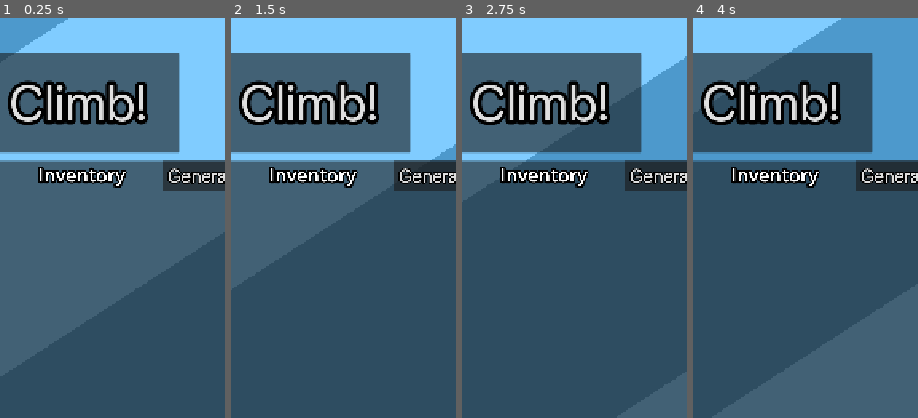
Above: before the commit, frames 1-4 (left to right).
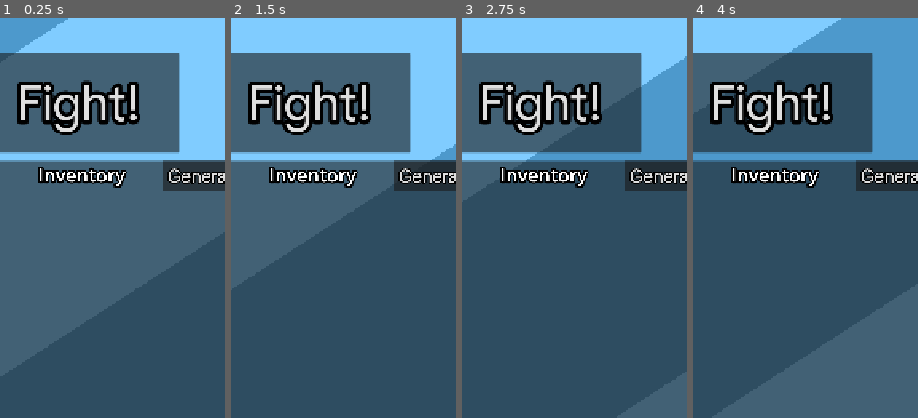
Above: after the commit, the same moments.

Repository: Nano95/project_RUNES
Game: Godot game, scene res://Scenes/Main.tscn
Two runs of this game, one before a commit and one after it. Both use one fixed random seed, a clock stepped at 60 frames per second and the inputs below.
Inputs:
- Up to frame 1 (0.25 s): no input
- Up to frame 2 (1.5 s): click "-" at 0.5 s; click "-" at 1.25 s
- Up to frame 3 (2.75 s): click "-" at 2 s
- Up to frame 4 (4 s): click "-" at 2.75 s; click "1x" at 3.5 s
The pictures show only the part of the screen within x 33-83%, y 0-50%; the shares and areas given below are measured in that part.

The runs differ from the first frame. In frame 1, 4.4% of the frame differs, in the area x 3-66%, y 15-30%; in frame 2, 4.4%; in frame 3, 4.4%; in frame 4, 4.3%.

Commit message:
Elite timer and damage calculation included in the UI

Diff:
--- a/Scenes/GameUI.tscn
+++ b/Scenes/GameUI.tscn
@@ -12,6 +12,24 @@
 [ext_resource type="Curve" uid="uid://bdkmegreb07jj" path="res://Resources/xpCurve.tres" id="9_8dgta"]
 
 [sub_resource type="ShaderMaterial" id="ShaderMaterial_wjrrg"]
+resource_local_to_scene = true
+shader = ExtResource("3_co6lq")
+shader_parameter/time = 4.750000002218258e-07
+shader_parameter/activate = false
+
+[sub_resource type="ShaderMaterial" id="ShaderMaterial_j41el"]
+resource_local_to_scene = true
+shader = ExtResource("3_co6lq")
+shader_parameter/time = 4.750000002218258e-07
+shader_parameter/activate = false
+
+[sub_resource type="ShaderMaterial" id="ShaderMaterial_8oijl"]
+resource_local_to_scene = true
+shader = ExtResource("3_co6lq")
+shader_parameter/time = 4.750000002218258e-07
+shader_parameter/activate = false
+
+[sub_resource type="ShaderMaterial" id="ShaderMaterial_4ed32"]
 resource_local_to_scene = true
 shader = ExtResource("3_co6lq")
 shader_parameter/time = 4.750000002218258e-07
@@ -36,8 +54,8 @@
 xp_bar = NodePath("TopSection/XpBar")
 hp_label = NodePath("TopSection/HpBar/HpLabel")
 xp_label = NodePath("TopSection/XpBar/XpLabel")
-monster_turns = NodePath("TopSection/DamagedIcon/turnsLabel")
-monster_damage = NodePath("TopSection/AttackIcon/totalAtkLabel")
+monster_turns = NodePath("TopSection/AttackIcon/turnsLabel")
+monster_damage = NodePath("TopSection/DamagedIcon/totalAtkLabel")
 
 [node name="TopSection" type="Control" parent="."]
 layout_mode = 1
@@ -96,7 +114,7 @@
 tint_progress = Color(0.51250005, 1, 0.35000002, 1)
 
 [node name="HpLabel" parent="TopSection/HpBar" instance=ExtResource("2_frnsy")]
-material = SubResource("ShaderMaterial_wjrrg")
+material = SubResource("ShaderMaterial_j41el")
 layout_mode = 0
 offset_top = 0.2500011
 offset_right = 1337.5
@@ -121,7 +139,7 @@
 xp_curve = ExtResource("9_8dgta")
 
 [node name="XpLabel" parent="TopSection/XpBar" instance=ExtResource("2_frnsy")]
-material = SubResource("ShaderMaterial_wjrrg")
+material = SubResource("ShaderMaterial_8oijl")
 layout_mode = 0
 offset_top = 0.2500011
 offset_right = 1337.5
@@ -132,6 +150,7 @@
 vertical_alignment = 1
 
 [node name="DamagedIcon" type="TextureRect" parent="TopSection"]
+z_index = -1
 layout_mode = 0
 offset_left = 142.0
 offset_top = 138.0
@@ -140,18 +159,19 @@
 scale = Vector2(2, 2)
 texture = ExtResource("6_j41el")
 
-[node name="turnsLabel" parent="TopSection/DamagedIcon" instance=ExtResource("2_frnsy")]
-material = SubResource("ShaderMaterial_co6lq")
-layout_mode = 0
-offset_left = 151.5
-offset_top = -49.500008
-offset_right = 371.5
-offset_bottom = 87.49999
-pivot_offset = Vector2(60, 68)
-text = "30"
+[node name="totalAtkLabel" parent="TopSection/DamagedIcon" instance=ExtResource("2_frnsy")]
+material = SubResource("ShaderMaterial_4ed32")
+layout_mode = 0
+offset_left = 5.0
+offset_top = -49.5
+offset_right = 195.0
+offset_bottom = 87.5
+pivot_offset = Vector2(60, 68.5)
+text = "50"
 vertical_alignment = 1
 
 [node name="AttackIcon" type="TextureRect" parent="TopSection"]
+z_index = -1
 layout_mode = 0
 offset_left = 433.0
 offset_top = 138.0
@@ -160,15 +180,15 @@
 scale = Vector2(2, 2)
 texture = ExtResource("5_d8tla")
 
-[node name="totalAtkLabel" parent="TopSection/AttackIcon" instance=ExtResource("2_frnsy")]
+[node name="turnsLabel" parent="TopSection/AttackIcon" instance=ExtResource("2_frnsy")]
 material = SubResource("ShaderMaterial_co6lq")
 layout_mode = 0
-offset_left = -140.5
-offset_top = -49.5
-offset_right = 49.5
-offset_bottom = 87.5
-pivot_offset = Vector2(60, 68.5)
-text = "50"
+offset_left = 6.0
+offset_top = -49.500008
+offset_right = 226.0
+offset_bottom = 87.49999
+pivot_offset = Vector2(60, 68)
+text = "30"
 vertical_alignment = 1
 
 [node name="BottomSection" type="Control" parent="."]
--- a/Scenes/MainMenu.tscn
+++ b/Scenes/MainMenu.tscn
@@ -356,7 +356,7 @@
 theme_override_constants/outline_size = 30
 theme_override_fonts/font = ExtResource("2_ghw46")
 theme_override_font_sizes/font_size = 100
-text = "Climb!"
+text = "Fight!"
 
 [node name="Equipment" type="Control" parent="."]
 layout_mode = 1
--- a/Scenes/MonsterInstance.tscn
+++ b/Scenes/MonsterInstance.tscn
@@ -215,6 +215,12 @@
 shader_parameter/time = 4.750000002218258e-07
 shader_parameter/activate = false
 
+[sub_resource type="ShaderMaterial" id="ShaderMaterial_qfc3e"]
+resource_local_to_scene = true
+shader = ExtResource("9_0suyq")
+shader_parameter/time = 4.750000002218258e-07
+shader_parameter/activate = false
+
 [node name="MonsterInstance" type="Node2D"]
 script = ExtResource("1_ld5e8")
 damage_label = ExtResource("2_q5h8j")
@@ -244,7 +250,7 @@
 
 [node name="atk" parent="." instance=ExtResource("8_rovrv")]
 visible = false
-material = SubResource("ShaderMaterial_5ha12")
+material = SubResource("ShaderMaterial_qfc3e")
 offset_left = -3.0
 offset_top = -103.0
 offset_right = 170.33333
--- a/Scripts/DamageLabel.gd
+++ b/Scripts/DamageLabel.gd
@@ -2,16 +2,17 @@
 
 func show_label(amount: float) -> void:
 	z_index = 10
-	$Label.text = str("-", amount)
+	$Label.text = str("-", int(amount))
 
 	# Random horizontal drift
 	var x_drift = randf_range(-20, 20)
-	position = Vector2(-25, -100)
+	var starting_position = global_position
+	position = starting_position + Vector2(-90, -420)
 
 	var tween := create_tween()
 
 	# Move upward + sideways
-	tween.tween_property(self, "position", Vector2(position.x + x_drift, -160), 0.45).set_trans(Tween.TRANS_SINE).set_ease(Tween.EASE_OUT)
+	tween.tween_property(self, "global_position", Vector2(global_position.x + x_drift, global_position.y-50), 0.45).set_trans(Tween.TRANS_SINE).set_ease(Tween.EASE_OUT)
 	tween.tween_property(self, "scale", Vector2(0,0), .45).set_trans(Tween.TRANS_CUBIC).set_ease(Tween.EASE_IN)
 
 	# Fade out
--- a/Scripts/GameController.gd
+++ b/Scripts/GameController.gd
@@ -13,11 +13,13 @@
 var game_ui:GameUI
 
 var game_is_active: bool = true
-var group_turns_left:int = 5
+var GENERAL_STARTING_TURNS_LEFT:int = 4
+var group_turns_left:int = GENERAL_STARTING_TURNS_LEFT
 var monsters := []  # list of MonsterInstance nodes, only used for things like if all monsters are dead. NOT positional reasons
 
 var selected_monster_family:String="orcs"
 var selected_monster_index:int=1
+
 var PADDING:Vector2 = Vector2(38, 290)
 
 ### Stats
@@ -45,12 +47,14 @@
 func start_game(restart:bool=false) -> void:
 	game_is_active = true
 	if (restart):
+		print(" NEW ROUND ==========")
 		clear_all_monsters()
-		group_turns_left = max(2, 5) # it will be base - some ascension number
+		group_turns_left = max(2, GENERAL_STARTING_TURNS_LEFT) # it will be base - some ascension number
 
 	spawn_stage(selected_monster_index, 5)
-	print("Turns to go on start: ", group_turns_left)
-	game_ui.update_monster_data(group_turns_left, calculate_group_power())
+	var next_attack = calculate_next_incoming_attack()
+	print("Turns to go on start: ", next_attack.turns)
+	game_ui.update_monster_data(next_attack.turns, next_attack.damage)
 
 func setup(main_ref:MainNode, g_ui:GameUI) -> void:
 	main = main_ref
@@ -91,6 +95,8 @@
 		my_grid.spawn_monster_into_cell(cell.x, cell.y, base)
 
 func take_damage(dmg:int=0) -> void:
+	if (dmg <= 0): return
+	%Camera2D.add_shake(30.0)
 	game_ui.update_hp_bar(current_hp, max_hp, dmg)
 	current_hp -= dmg
 	if (current_hp <= 0):
@@ -105,7 +111,7 @@
 
 func register_monster(monster:MonsterInstance):
 	monsters.append(monster)
-	monster.died.connect(monster_died)
+	#monster.died.connect(monster_died)
 
 func monster_died(monster):
 	# Remove from flat list
@@ -114,9 +120,10 @@
 
 	# Remove from grid
 	my_grid.clear_monster(monster)
-	game_ui.update_monster_damage(calculate_group_power())
-
-	check_if_all_monsters_dead()
+	#game_ui.update_monster_damage(calculate_group_power()) # I dont think we want to update this as game ends
+
+	var game_over = check_if_all_monsters_dead()
+	if (game_over): return
 
 	# Update UI if needed
 	#game_ui.refresh_monster_data()
@@ -124,38 +131,61 @@
 func prune_dead_monsters():
 	monsters = monsters.filter(is_instance_valid)
 
-func check_if_all_monsters_dead() -> void:
+func check_if_all_monsters_dead() -> bool:
 	if monsters.is_empty():
 		# Spawn a victory animation that lasts less than a second, and when that
 		# finishes, then spawn this.
 		spawn_summary_panel("Victory!")
+		return true
+	return false
 
 func advance_turn():
-	if (!game_is_active): return
-	prune_dead_monsters() # Safety check for potential bug with a freed instance remaining in array
-	check_if_all_monsters_dead()
+	if !game_is_active: return
+	prune_dead_monsters()
+	if check_if_all_monsters_dead(): return
 	runes_used += 1
+	# 1. Decrement group timer
 	group_turns_left -= 1
-	print("Advance a turn: ", group_turns_left)
-	var incoming_group_power = calculate_group_power()
-	if (group_turns_left <= 0):
-		apply_group_attack(incoming_group_power)
-		group_turns_left = 3
-
-	game_ui.update_monster_turns(group_turns_left)
-	game_ui.update_monster_damage(incoming_group_power)
-	# Handle elites/bosses
-	for monster in monsters:
-		if (monster.is_elite_or_boss()):
+	# 2. Decrement elite timers FIRST
+	for monster in monsters:
+		if monster.is_elite_or_boss():
 			monster.individual_turns_left -= 1
-			if (monster.individual_turns_left <= 0):
+
+	# 3. Now calculate the next attack using UPDATED timers
+	var next_attack = calculate_next_incoming_attack()
+
+	# 4. Execute attacks that fire this turn
+	if next_attack.turns <= 0:
+		match next_attack.source:
+			"group":
+				apply_group_attack(next_attack.damage)
+				group_turns_left = GENERAL_STARTING_TURNS_LEFT
+
+			"elite":
+				# elite damage will be applied below
+				pass
+
+			"both":
+				apply_group_attack(next_attack.group_damage)
+				group_turns_left = GENERAL_STARTING_TURNS_LEFT
+
+	# 5. Apply elite attacks that fire this turn
+	for monster in monsters:
+		if monster.is_elite_or_boss():
+			if monster.individual_turns_left <= 0:
 				take_damage(monster.base.power)
-				#show_elite_attack_feedback(monster)
 				monster.individual_turns_left = monster.base.attack_speed
+
 		monster.update_individual_atk_label()
+
+	# 6. Recalculate preview AFTER attacks resolve (optional but clean)
+	next_attack = calculate_next_incoming_attack()
+	# 7. Update UI
+	game_ui.update_monster_turns(next_attack.turns)
+	game_ui.update_monster_damage(next_attack.damage)
+
 func apply_group_attack(dmg:int= 0) -> void:
 	if (dmg > 0):
-		%Camera2D.add_shake(30.0)
 		take_damage(dmg)
 		show_group_attack_feedback(dmg)
 
@@ -171,6 +201,48 @@
 
 	return total_power
 
+func calculate_next_elite_attack() -> Dictionary:
+	var best_turns = 1000
+	var best_damage = 0
+
+	for monster in monsters:
+		if is_instance_valid(monster) and monster.is_elite_or_boss():
+			print("Found elite")
+			if monster.individual_turns_left < best_turns:
+				best_turns = monster.individual_turns_left
+				best_damage = monster.base.power
+
+	return {
+		"turns": best_turns,
+		"damage": best_damage,
+		"source": "elite"
+	}
+
+# This is purely for UI
+func calculate_next_incoming_attack() -> Dictionary:
+	var elite_turn = calculate_next_elite_attack()
+	var monster_group_turns = group_turns_left
+	var monster_group_damage = calculate_group_power()
+
+	# Compare which attack is sooner
+	if (elite_turn.turns < monster_group_turns):
+		return elite_turn
+	elif (monster_group_turns < elite_turn.turns):
+		return {
+			"turns": monster_group_turns,
+			"damage": monster_group_damage,
+			"source": "group"
+		}
+	else:
+		# They attack on the same turn → sum damage
+		return {
+			"turns": monster_group_turns,
+			"damage": monster_group_damage + elite_turn.damage,
+			"group_damage": monster_group_damage,
+			"source": "both"
+		}
+
+
 # Only if an elite is present.
 func calculate_elite_power() -> int:
 	var total := 0
@@ -205,7 +277,7 @@
 ######################
 func on_cell_tapped(row, col) -> void:
 	if (!game_is_active): return
-	damage_plus(row, col)
+	damage_3x3(row, col)
 	advance_turn()
 	#var rune = player.get_selected_rune()
 #
@@ -227,6 +299,7 @@
 		var died = monster.take_damage(current_power)
 		if (died):
 			xp_gained += monster.base.exp_reward
+			monster_died(monster)
 
 	return xp_gained
 
--- a/Scripts/GameUI.gd
+++ b/Scripts/GameUI.gd
@@ -65,12 +65,10 @@
 func update_monster_turns(turns:int) -> void:
 	var prev_turns:int = monster_turns.text.to_int()
 	monster_turns.text = str(turns)
-	print("prev turns: ", prev_turns)
-	print("new turns: ", turns)
 	# Animate
 	if (prev_turns == turns): return
 	# Scale based on urgency (closer to 1 = bigger)
-	var danger_scale = 0.3 + (.5 / max(turns, 1)) * 0.3
+	var danger_scale = 0.3 + (.7 / max(turns, 1)) * 0.5
 	# Start slightly smaller so the tween pops it up
 	monster_turns.scale = Vector2(danger_scale, danger_scale)
 	#monster_turns.scale = Vector2(.4, .4) / (turns * 2)
--- a/Scripts/Resources/MonsterInstance.gd
+++ b/Scripts/Resources/MonsterInstance.gd
@@ -15,6 +15,8 @@
 signal died
 func _ready() -> void:
 	hp_label.text = str(current_hp)
+	if (is_elite or is_boss):
+		update_individual_atk_label()
 
 func setup(monster_base: MonsterBase, grid:MyGrid):
 	base = monster_base
@@ -33,7 +35,7 @@
 	$atk.visible = true
 	current_hp = int(current_hp * 1.5)
 	base.power = int(base.power * 1.5)
-	individual_turns_left = 4  # elites attack faster
+	individual_turns_left = base.attack_speed - 1 # elites attack faster
 
 func update_individual_atk_label() -> void:
 	$atk.text = str(individual_turns_left)
@@ -43,7 +45,7 @@
 	current_hp -= dmg
 	hp_label.text = str(current_hp)
 	animate_hit()
-	if (current_hp < 0):
+	if (current_hp <= 0):
 		emit_signal("died", self)
 		spawn_xp_label()
 		queue_free() # will be enhanced later
@@ -60,7 +62,7 @@
 
 func spawn_damage_label(amount: float) -> void:
 	var label = damage_label.instantiate()
-	add_child(label)
+	my_grid.spawn_to_fx_container(label)
 
 	# Position relative to the wall sprite
 	label.global_position = %AnimatedSprite2D.global_position + Vector2(20, 5)
--- a/Scripts/XpBarController.gd
+++ b/Scripts/XpBarController.gd
@@ -18,8 +18,6 @@
 	animate_xp_gain(0)
 
 func award_run_xp(xp_gained:int=1) -> void:
-	print("Adding xp_gained: ", xp_gained)
-
 	animate_xp_gain(xp_gained) # NOTE WE DO NOT ADD XP HERE
 
 func add_xp(amount: float) -> void:
Not shown: 1 places in Scenes/GameUI.tscn that only renumber resources
Not shown: 1 places in Scenes/MonsterInstance.tscn that only renumber resources
